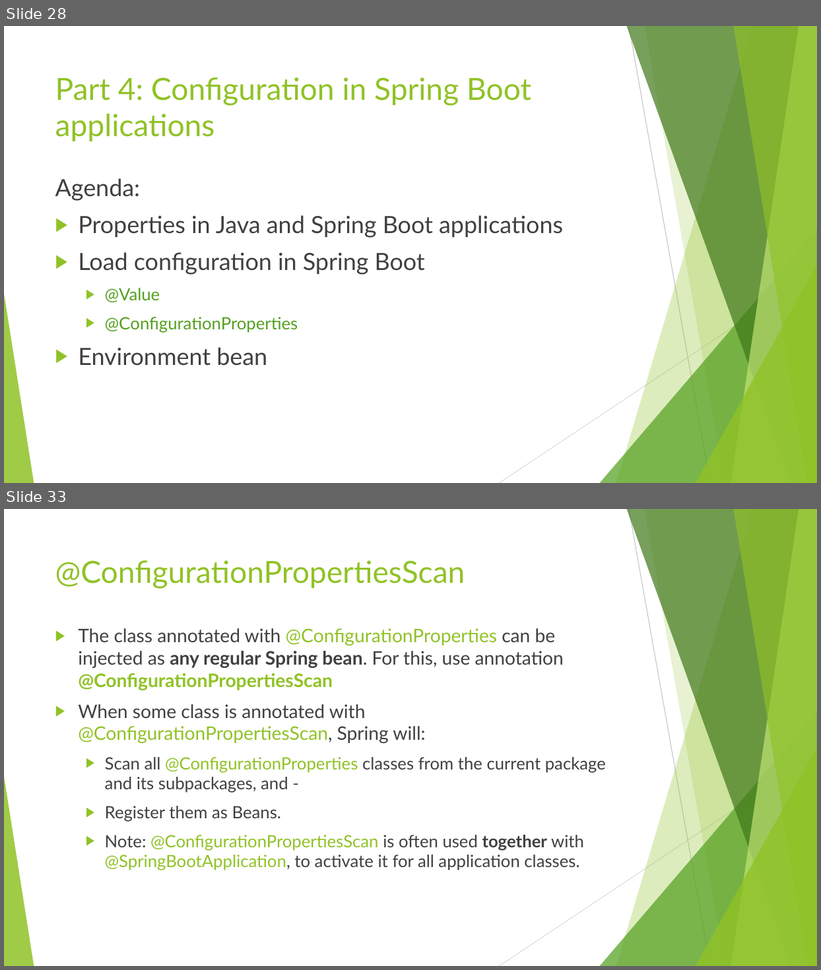
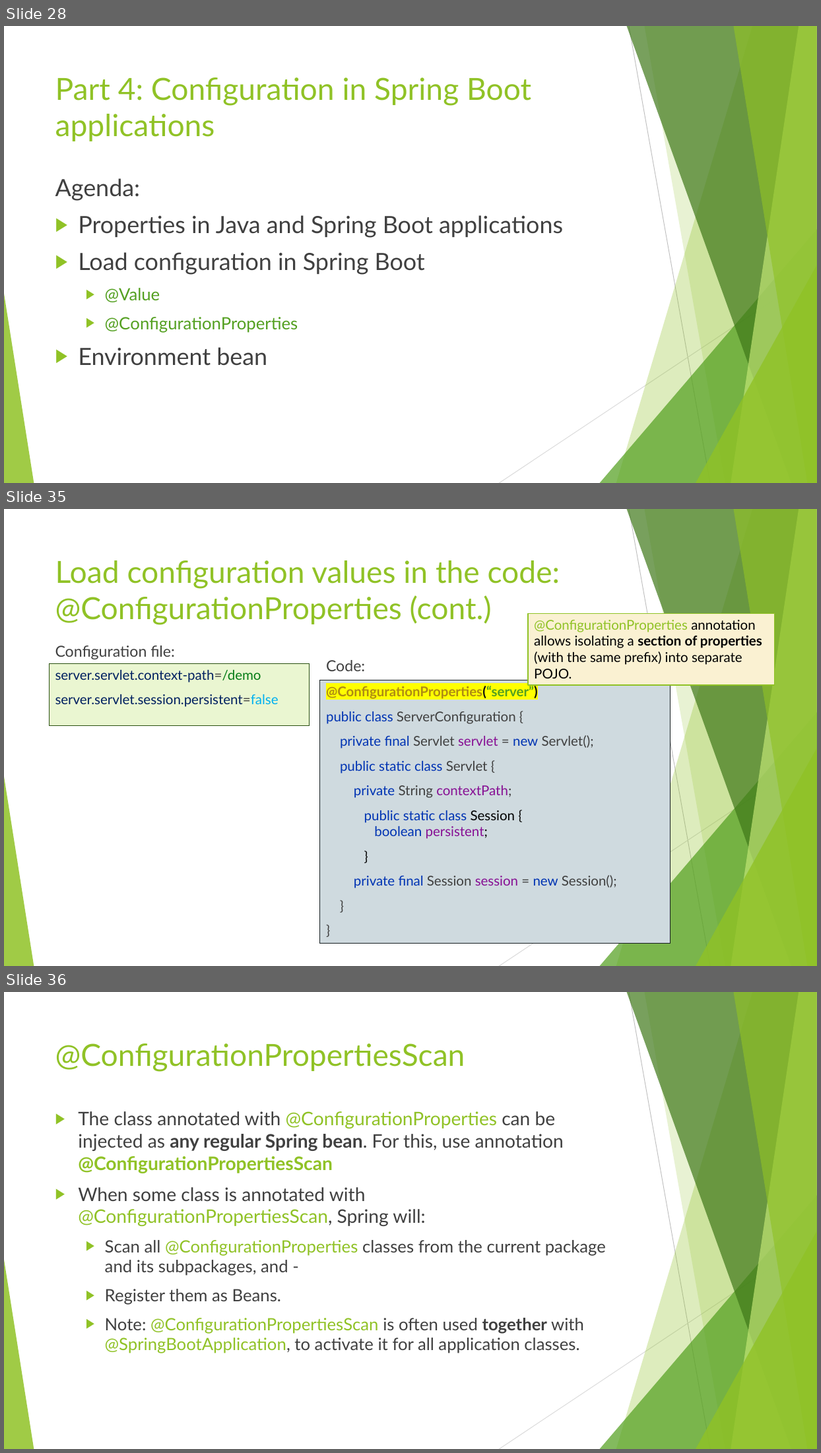
Before and after one commit to ybensman/SpringMicroserviceDemo, a slide deck: Spring_Beginners_2_SpringBootForMS.pptx. Shown one above the other, each under a label of ours: slides 28 and 33 before the commit, slides 28, 35 and 36 after it; the slides between them are not shown. The pictures are 821x970 and 821x1453 pixels, drawn with LibreOffice and Linux fonts; fonts in the diff are those of the drawing. Boxes give left, top, right and bottom in pixels: in the first picture for what was removed or moved away, otherwise in the second. Text is boxed around its words. In the diff, an @@ line names an element or a change of style, - is before the commit and + after.

Commit message:
Some fixes for configuration and validation

```diff
--- a/Spring_Beginners_2_SpringBootForMS.pptx
+++ b/Spring_Beginners_2_SpringBootForMS.pptx
@@ slide 35 added at box(4, 509, 817, 966), background #FFFFFF; not listed: 10 template elements that a slide beside it also shows @@
@@ title added at box(55, 560, 560, 625), 36 pt, text #90C226 @@
+Load configuration values in the code: @ConfigurationProperties (cont.)
@@ rectangle added at box(528, 613, 774, 685), fill #FAF1D2, outline #90C226 1 pt, 16 pt, text #000000 @@
+@ConfigurationProperties annotation allows isolating a section of properties (with the same prefix) into separate POJO.
@@ text added at box(55, 646, 175, 659), 18 pt, text #404040 @@
+Configuration file:
@@ text added at box(49, 663, 310, 725), fill #EAF6D1, outline #2A5010 0.75 pt, 16 pt, text #002060 @@
+server.servlet.context-path=/demo
+server.servlet.session.persistent=false
@@ text added at box(326, 660, 365, 671), 18 pt, text #404040 @@
+Code:
@@ text added at box(320, 681, 670, 944), fill #CFDADF, outline #161E22 0.75 pt, 16 pt, text #0033B3 @@
+@ConfigurationProperties(“server”)
+public class ServerConfiguration {
+private final Servlet servlet = new Servlet();
+public static class Servlet {
+private String contextPath;
+public static class Session {
+boolean persistent;
+}
+private final Session session = new Session();
+}
+}
@@ what was slide 33 is now slide 36 @@
```
Also in this commit, not shown: 9 slides changed, 12 other slides added, 3 slides removed, 4 other files.
